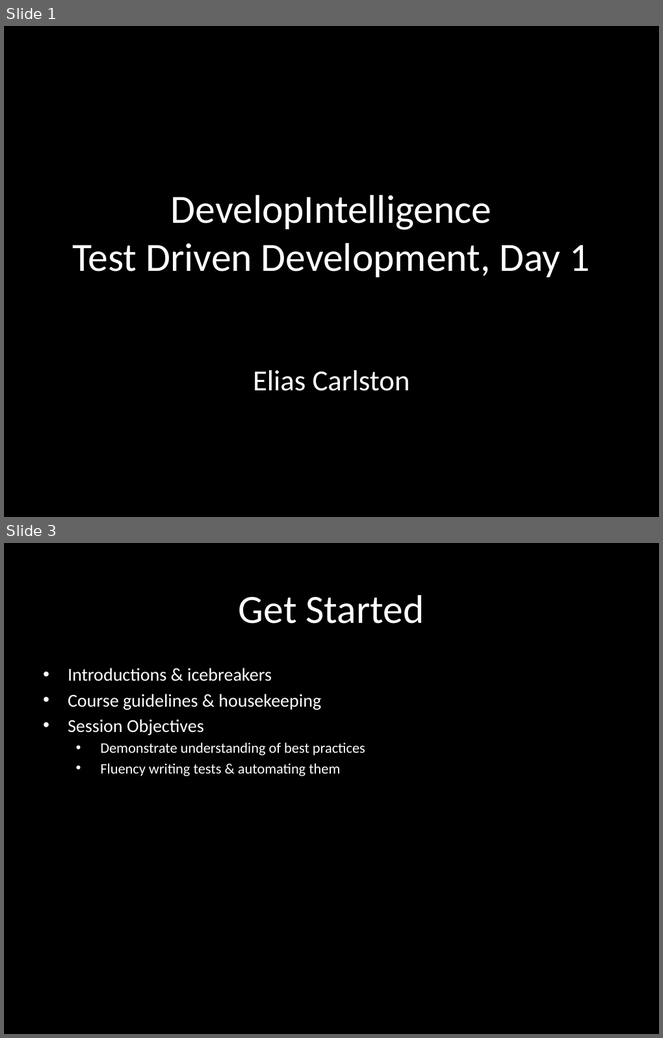
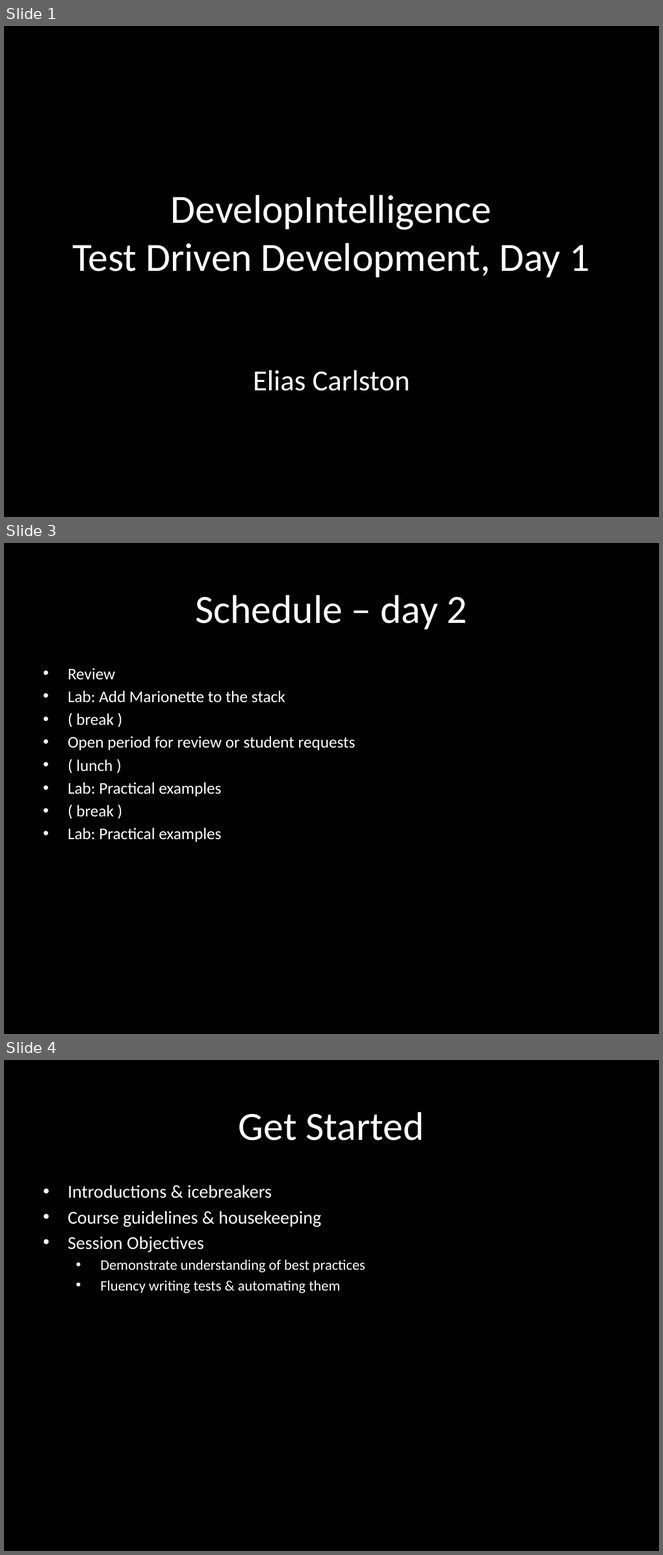
Before and after one commit to eliasjames/training-sqa, a slide deck: slides/TDD Day 1.pptx. Shown one above the other, each under a label of ours: slides 1 and 3 before the commit, slides 1, 3 and 4 after it; the slides between them are not shown. The pictures are 663x1038 and 663x1555 pixels, drawn with LibreOffice and Linux fonts; fonts in the diff are those of the drawing. Boxes give left, top, right and bottom in pixels: in the first picture for what was removed or moved away, otherwise in the second. Text is boxed around its words. In the diff, an @@ line names an element or a change of style, - is before the commit and + after.

Commit message:
Add day 2 schedule to day 1 overview

```diff
--- a/slides/TDD Day 1.pptx
+++ b/slides/TDD Day 1.pptx
@@ slide 3 added at (4,543,659,1034), background #000000 @@
@@ title added at (195,595,467,629), 44 pt, text #FFFFFF @@
+Schedule – day 2
@@ subtitle added at (68,668,356,842), 18 pt, text #FFFFFF @@
+• Review
+• Lab: Add Marionette to the stack
+• ( break )
+• Open period for review or student requests
+• ( lunch )
+• Lab: Practical examples
+• ( break )
+• Lab: Practical examples
@@ what was slide 3 is now slide 4 @@
```
Also in this commit, not shown: 1 slide changed.
